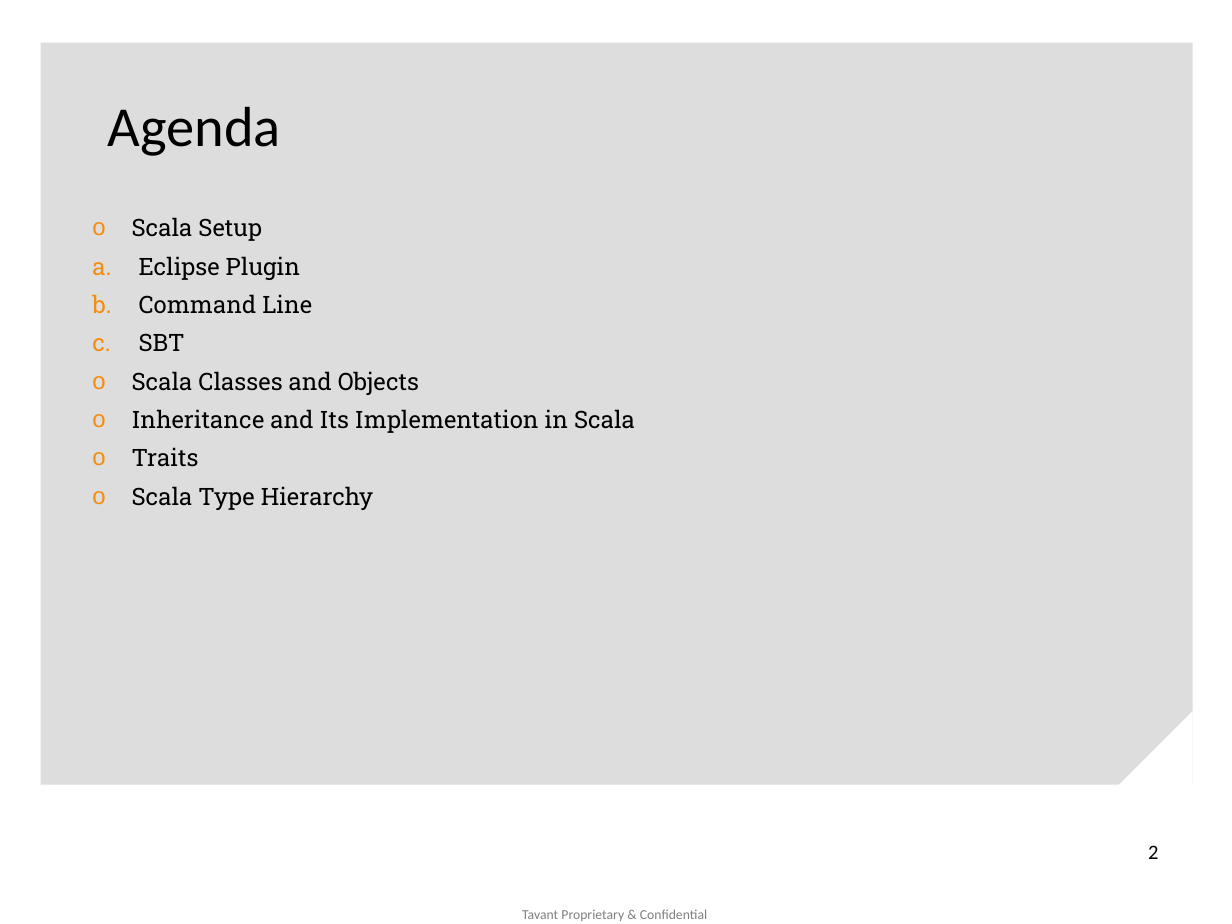
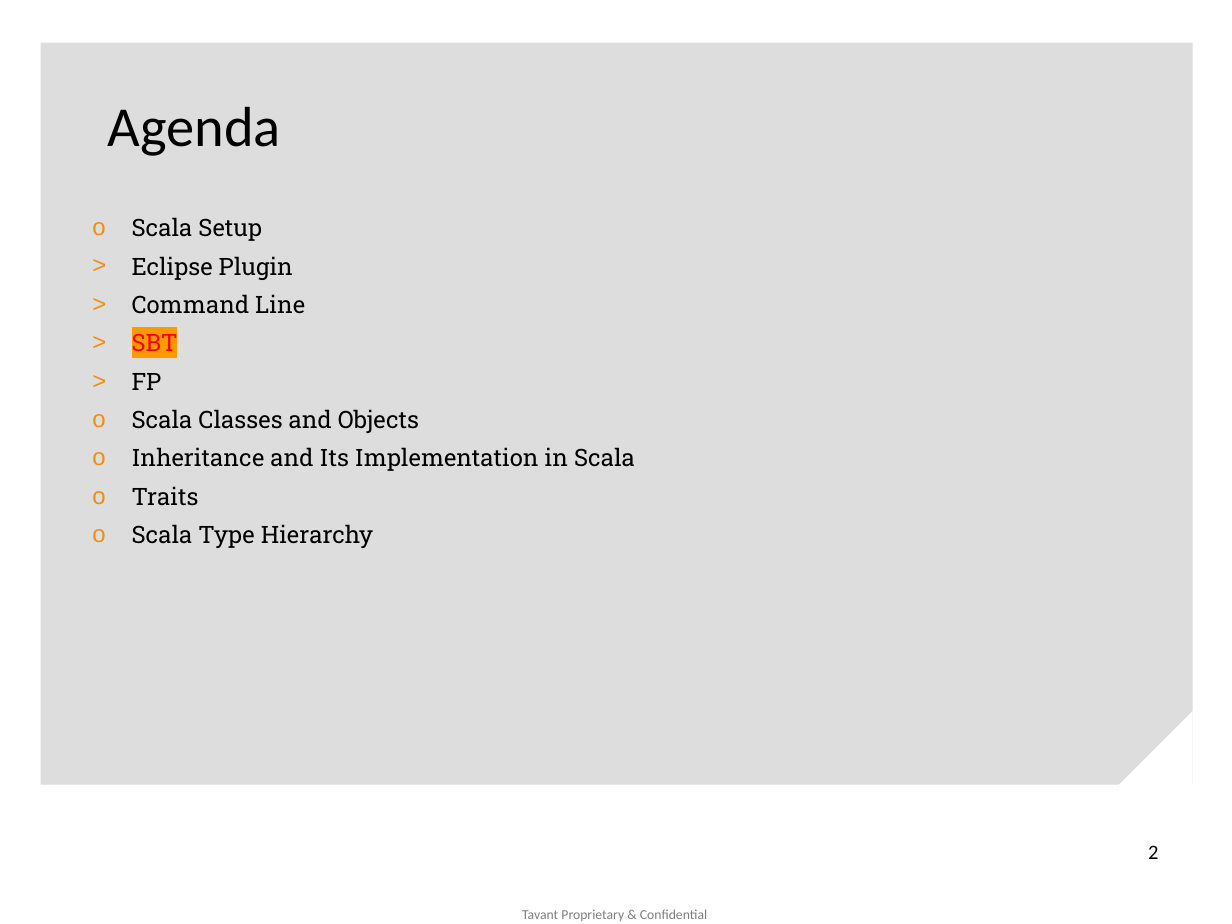
Before and after one commit to jkmishra/scalatest, a slide deck: slide 2 of Why Scala (1).pptx. Drawn at 1232x924 pixels with LibreOffice and Linux fonts; fonts in the diff are those of the drawing; background and template pictures are left out. Boxes give left, top, right and bottom in pixels: in the first picture for what was removed or moved away, otherwise in the second. Text is boxed around its words. In the diff, an @@ line names an element or a change of style, - is before the commit and + after.

```diff
--- a/Why Scala (1).pptx
+++ b/Why Scala (1).pptx
@@ text at bbox=[132, 256, 305, 358]: text colour #000000 to #FF0000, highlight none to #FF9900 in "SBT"; bullet a. to > @@
@@ text at bbox=[132, 373, 162, 390]: paragraph added @@
+> FP
```
Also in this commit, not shown: 4 slides added, 5 slides removed, 9 other files.
